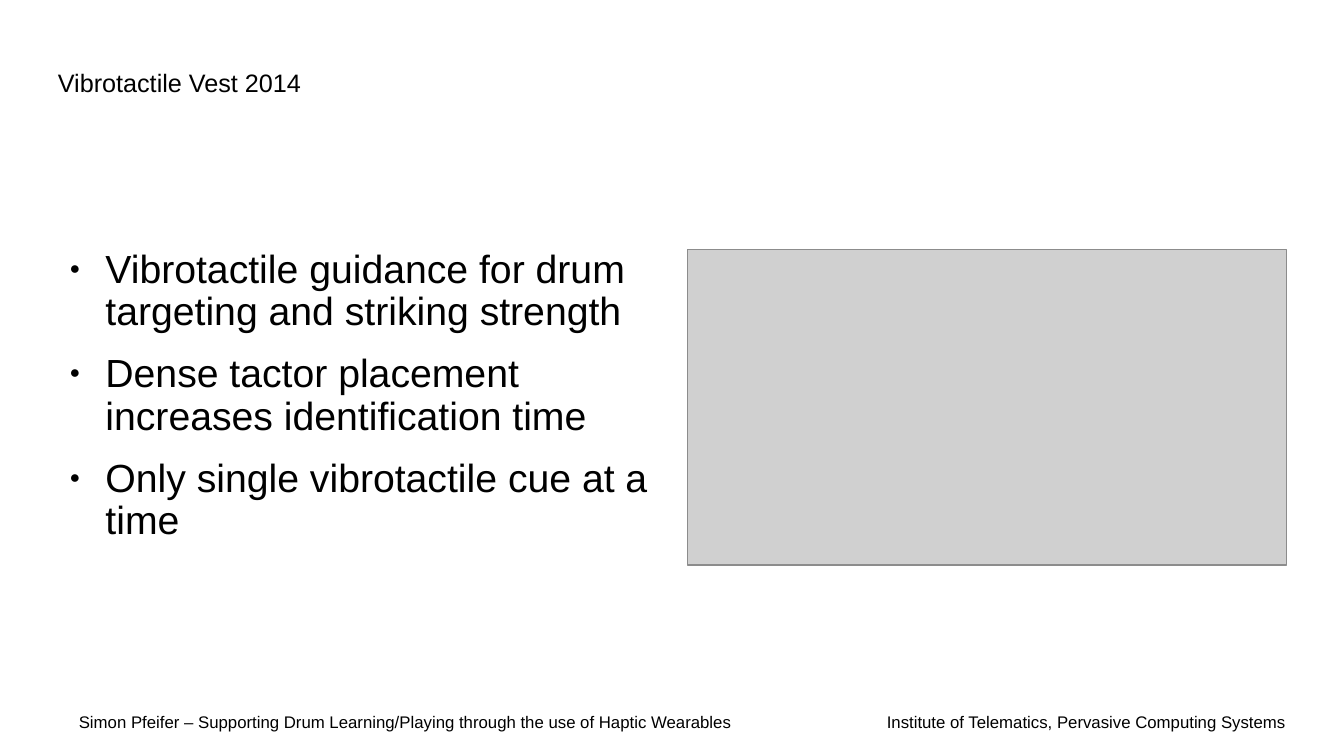
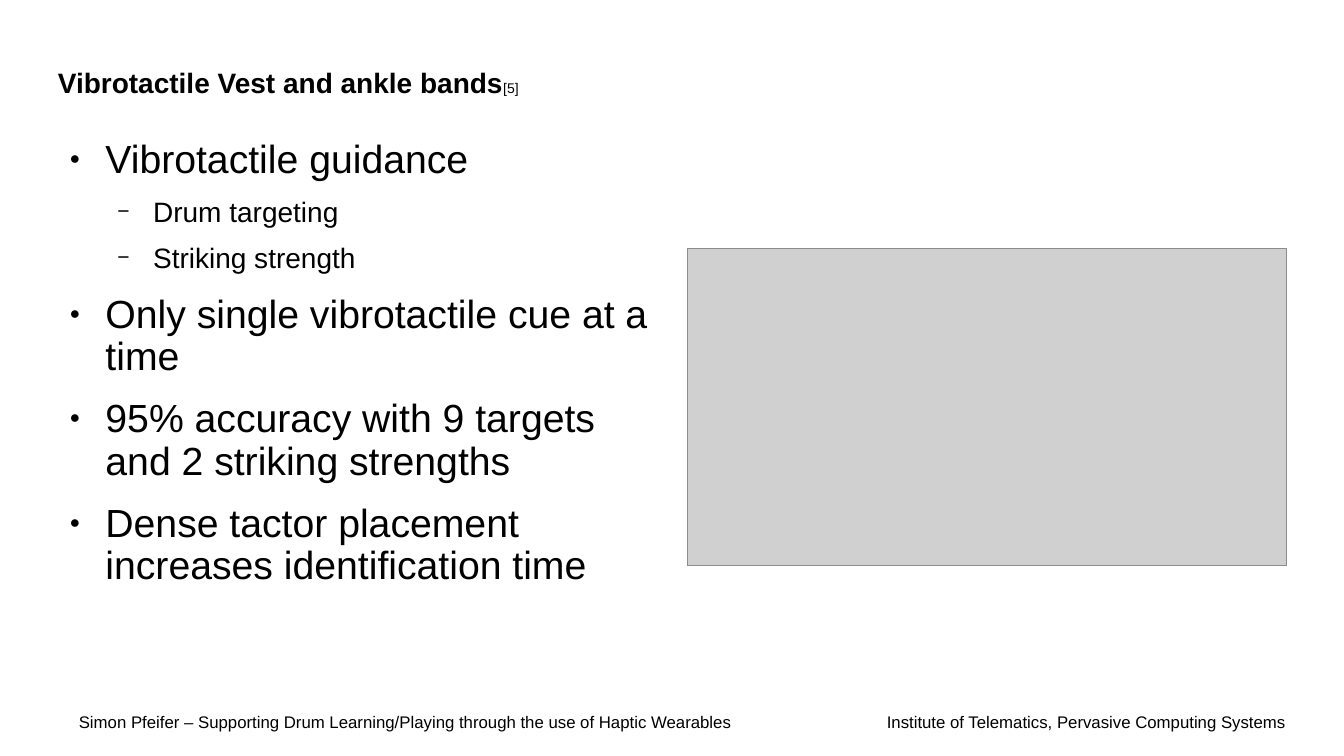
Before and after one commit to Spiemer/proseminar, a slide deck: slide 7 of presentation/presentation.odp (slide 5 before the commit). Drawn at 1344x756 pixels with LibreOffice and Linux fonts; fonts in the diff are those of the drawing; grey boxes stand for pictures; background and template pictures are left out. Boxes give left, top, right and bottom in pixels: in the first picture for what was removed or moved away, otherwise in the second. Text is boxed around its words. In the diff, an @@ line names an element or a change of style, - is before the commit and + after.

```diff
--- a/presentation/presentation.odp
+++ b/presentation/presentation.odp
@@ title at [58,72,519,96]: text changed; size 18 to 20 pt; bold on @@
-Vibrotactile Vest 2014
+Vibrotactile Vest and ankle bands[5]
@@ text "Vibrotactile guidance": place and size @@
-text "Vibrotactile guidance" at [105,254,647,535]
+text "Vibrotactile guidance" at [105,144,647,580]
@@ text at [105,144,647,483]: text changed @@
-● Vibrotactile guidance for drum targeting and striking strength
+● Vibrotactile guidance
+  − Drum targeting
+  − Striking strength
+● Only single vibrotactile cue at a time
+● 95% accuracy with 9 targets and 2 striking strengths
@@ text at [105,463,647,535]: paragraph removed @@
-● Only single vibrotactile cue at a time
```
Also in this commit, not shown: 3 other slides changed, 4 slides added, 3 other files.
